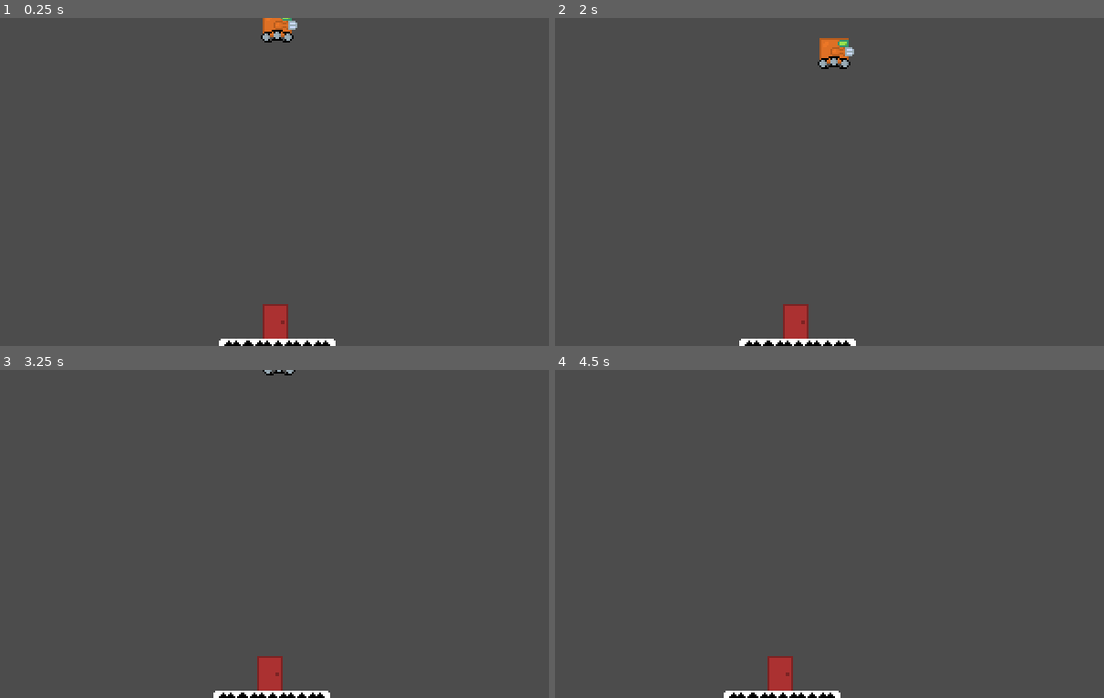
Above: before the commit, frames 1-4 (two rows, left to right).
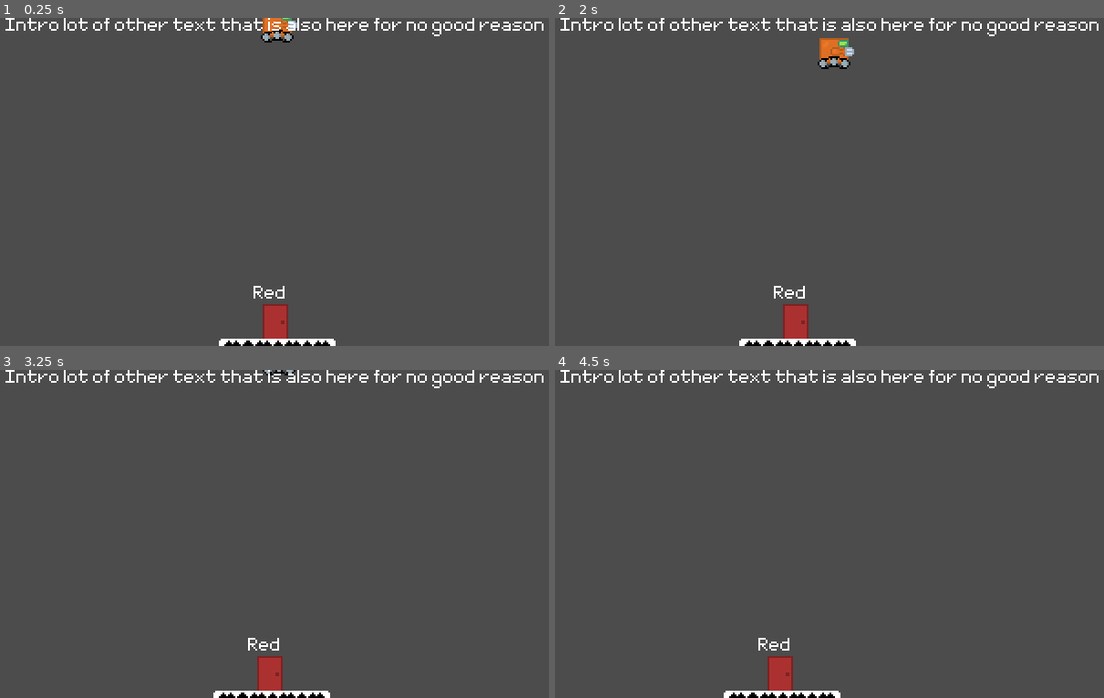
Above: after the commit, the same moments.

Repository: wagenrace/Platformer
Game: Godot game, scene res://World.tscn
Two runs of this game, one before a commit and one after it. Both use one fixed random seed, a clock stepped at 60 frames per second and the inputs below.
Inputs:
- Up to frame 1 (0.25 s): no input
- Up to frame 2 (2 s): tap Enter (ui_accept) at 0.5, 0.77, 1.52 s; hold Right (ui_right) from 0.53 s (still down); tap R at 0.6, 1.35 s
- Up to frame 3 (3.25 s): release Right (ui_right) at 2.03 s; hold Left (ui_left) 2.03-2.78 s; tap R at 2.1, 2.85 s; hold Right (ui_right) from 2.78 s (still down); tap Enter (ui_accept) at 3.02 s
- Up to frame 4 (4.5 s): tap R at 3.6, 4.35 s; tap Enter (ui_accept) at 3.77 s; release Right (ui_right) at 4.28 s; hold Left (ui_left) from 4.28 s (still down)

The runs differ from the first frame. In frame 1, 1.2% of the frame differs, in the area x 0-100%, y 0-86%; in frame 2, 1.2%; in frame 3, 1.2%; in frame 4, 1.2%.
Error after the commit: Invalid get index 'DoorRed' (on base: 'Nil'). (res://World.gd:27)

Commit message:
add labels above the doors
Signed-off-by: tomnijhof <tom.nijhof@cytosmart.com>

Diff:
--- a/Door.gd
+++ b/Door.gd
@@ -2,11 +2,15 @@
 extends Area2D
 
 export(Texture) var spriteDoor setget assing_sprite
+export(String) var level_name setget assing_door_label
 
 onready var world = get_tree().get_root().get_node("World")
 
 func assing_sprite(tex):
 	get_node("Sprite").texture = tex
+
+func assing_door_label(tex: String):
+	get_node("Label").text = tex
 
 func _ready():
 	pass
--- a/Door.tscn
+++ b/Door.tscn
@@ -1,9 +1,13 @@
-[gd_scene load_steps=3 format=2]
+[gd_scene load_steps=5 format=2]
 
+[ext_resource path="res://art/Minimal5x7.otf" type="DynamicFontData" id=1]
 [ext_resource path="res://Door.gd" type="Script" id=2]
 
 [sub_resource type="RectangleShape2D" id=1]
 extents = Vector2( 7, 9.5 )
+
+[sub_resource type="DynamicFont" id=2]
+font_data = ExtResource( 1 )
 
 [node name="Door" type="Area2D"]
 collision_layer = 2
@@ -15,3 +19,11 @@
 [node name="CollisionShape2D" type="CollisionShape2D" parent="."]
 position = Vector2( 16, -9.5 )
 shape = SubResource( 1 )
+
+[node name="Label" type="Label" parent="."]
+margin_left = 4.0
+margin_top = -29.0
+margin_right = 28.0
+margin_bottom = -19.0
+custom_fonts/font = SubResource( 2 )
+text = "DOOR"
--- a/World.gd
+++ b/World.gd
@@ -13,7 +13,6 @@
 	_update_level(1)
 
 func fetch_new_levels(_new_level_number):
-	httpActive = true
 	var fields = {"id": _new_level_number}
 	var query_string = to_json(fields)
 	var headers = ["Content-Type: application/json", "content-length: " + str(query_string.length())]
@@ -24,12 +23,15 @@
 		query_string)
 
 
+func update_doors():
+	tileMap.redDoor.level_name = doorMapping["DoorRed"]["name"]
+
 func _on_request_completed(result, response_code, headers, body):
 	var body_content = body.get_string_from_utf8()
-	print(body_content)
 	var json = JSON.parse(body_content)
 	doorMapping = json.result
-	httpActive = false
+	update_doors()
+
 
 func _physics_process(_delta):
 	var camera_pos = camera.get_position()
--- a/World.tscn
+++ b/World.tscn
@@ -1,7 +1,8 @@
-[gd_scene load_steps=57 format=2]
+[gd_scene load_steps=59 format=2]
 
 [ext_resource path="res://Player.tscn" type="PackedScene" id=1]
 [ext_resource path="res://Tileset.png" type="Texture" id=2]
+[ext_resource path="res://art/Minimal5x7.otf" type="DynamicFontData" id=3]
 [ext_resource path="res://World.gd" type="Script" id=4]
 [ext_resource path="res://Door.tscn" type="PackedScene" id=5]
 [ext_resource path="res://art/door_blue.png" type="Texture" id=6]
@@ -459,6 +460,9 @@
 } ]
 0/z_index = 0
 
+[sub_resource type="DynamicFont" id=50]
+font_data = ExtResource( 3 )
+
 [node name="World" type="Node2D"]
 script = ExtResource( 4 )
 
@@ -474,14 +478,17 @@
 [node name="DoorRed" parent="TileMap" instance=ExtResource( 5 )]
 position = Vector2( -17, 176 )
 spriteDoor = ExtResource( 9 )
+level_name = "Red"
 
 [node name="DoorBlue" parent="TileMap" instance=ExtResource( 5 )]
 position = Vector2( -47, -19 )
 spriteDoor = ExtResource( 6 )
+level_name = "Blue"
 
 [node name="DoorGreen" parent="TileMap" instance=ExtResource( 5 )]
 position = Vector2( 24, -21 )
 spriteDoor = ExtResource( 7 )
+level_name = "Green"
 
 [node name="Player" parent="." instance=ExtResource( 1 )]
 position = Vector2( 1, 1 )
@@ -491,3 +498,15 @@
 current = true
 
 [node name="HTTPRequest" type="HTTPRequest" parent="."]
+
+[node name="CanvasLayer" type="CanvasLayer" parent="."]
+
+[node name="Label" type="Label" parent="CanvasLayer"]
+light_mask = 0
+anchor_left = 0.5
+anchor_right = 0.5
+margin_left = -149.0
+margin_right = 149.0
+margin_bottom = 14.0
+custom_fonts/font = SubResource( 50 )
+text = "Intro lot of other text that is also here for no good reason "
Binary file added: art/Minimal5x7.otf
Not shown, added: art/credits.txt
Not shown, added: export_presets.cfg
Not shown, added: .gitignore
